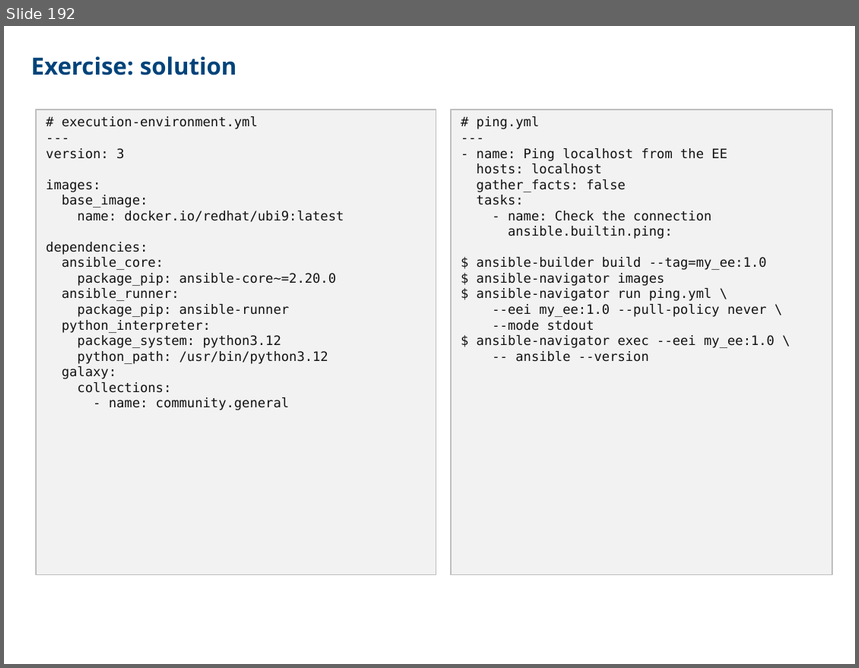
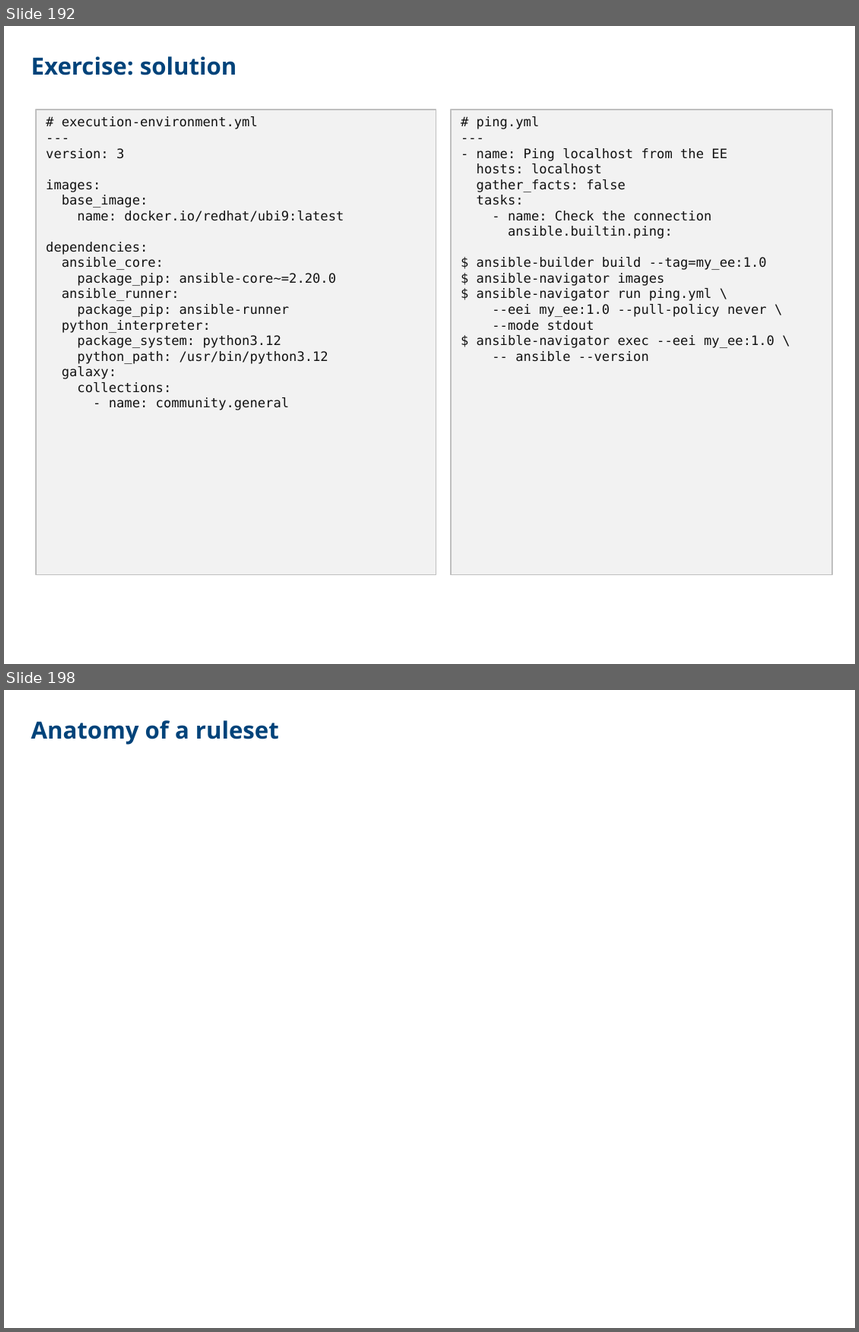
Before and after one commit to CCoupel/ansible-training, a slide deck: Ansible Training.pptx. Shown one above the other, each under a label of ours: slide 192 before the commit, slides 192 and 198 after it; the slides between them are not shown. The pictures are 859x668 and 859x1332 pixels, drawn with LibreOffice and Linux fonts; fonts in the diff are those of the drawing. Boxes give left, top, right and bottom in pixels: in the first picture for what was removed or moved away, otherwise in the second. Text is boxed around its words. In the diff, an @@ line names an element or a change of style, - is before the commit and + after.

```diff
--- a/Ansible Training.pptx
+++ b/Ansible Training.pptx
@@ slide 198 added at (4,690,855,1328), background #FFFFFF @@
@@ free added at (31,716,534,749), 20 pt, text #00437A, bold @@
+Anatomy of a ruleset
```
Also in this commit, not shown: 30 other slides added, 9 other files.
